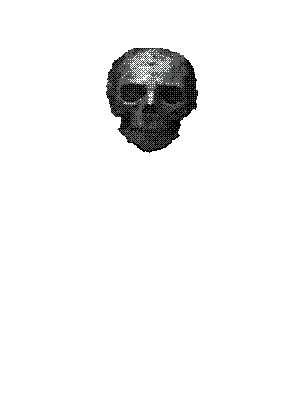
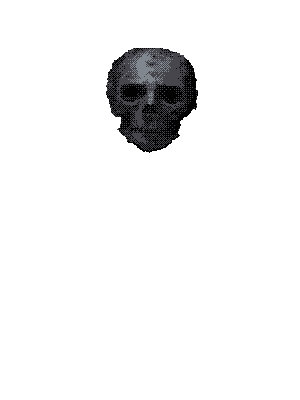
Layered file, before and after one edit (300px x 400px). Changes by layer:
painted on "레이어 1" over [left=106, top=48, right=198, bottom=151]
